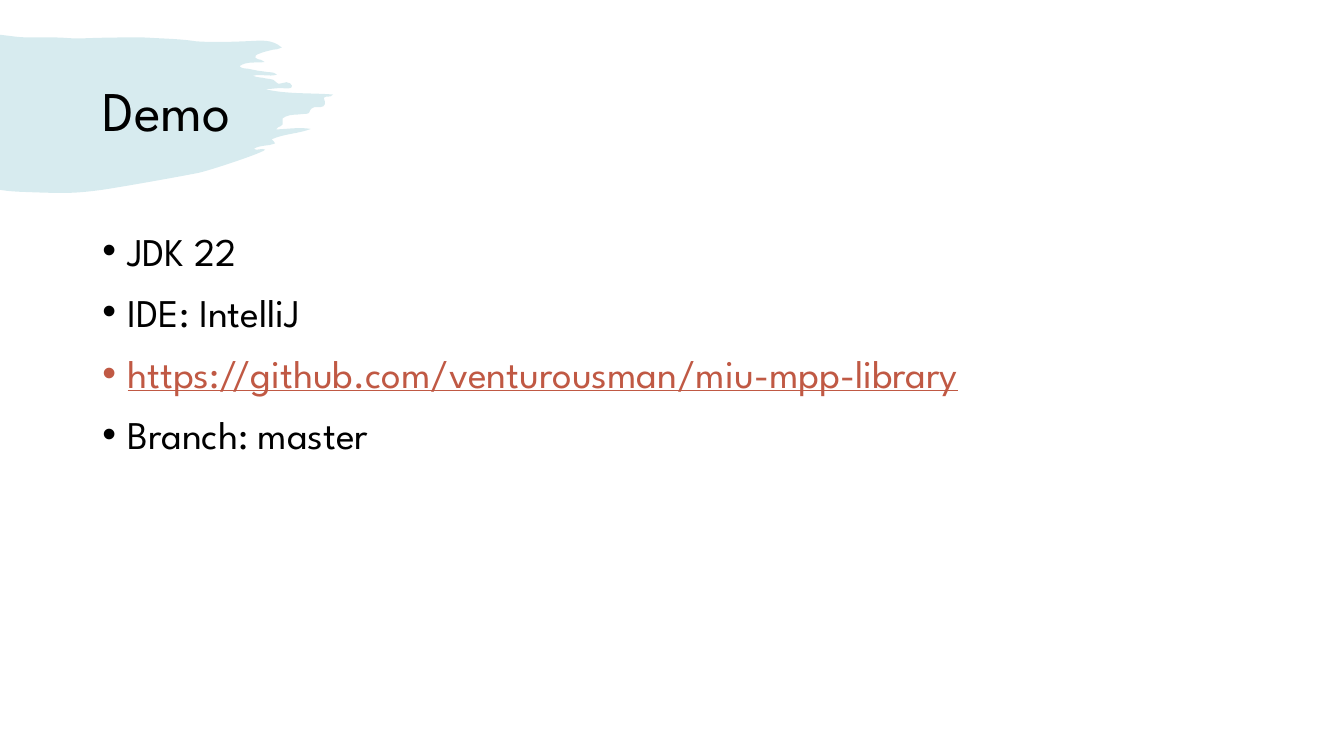
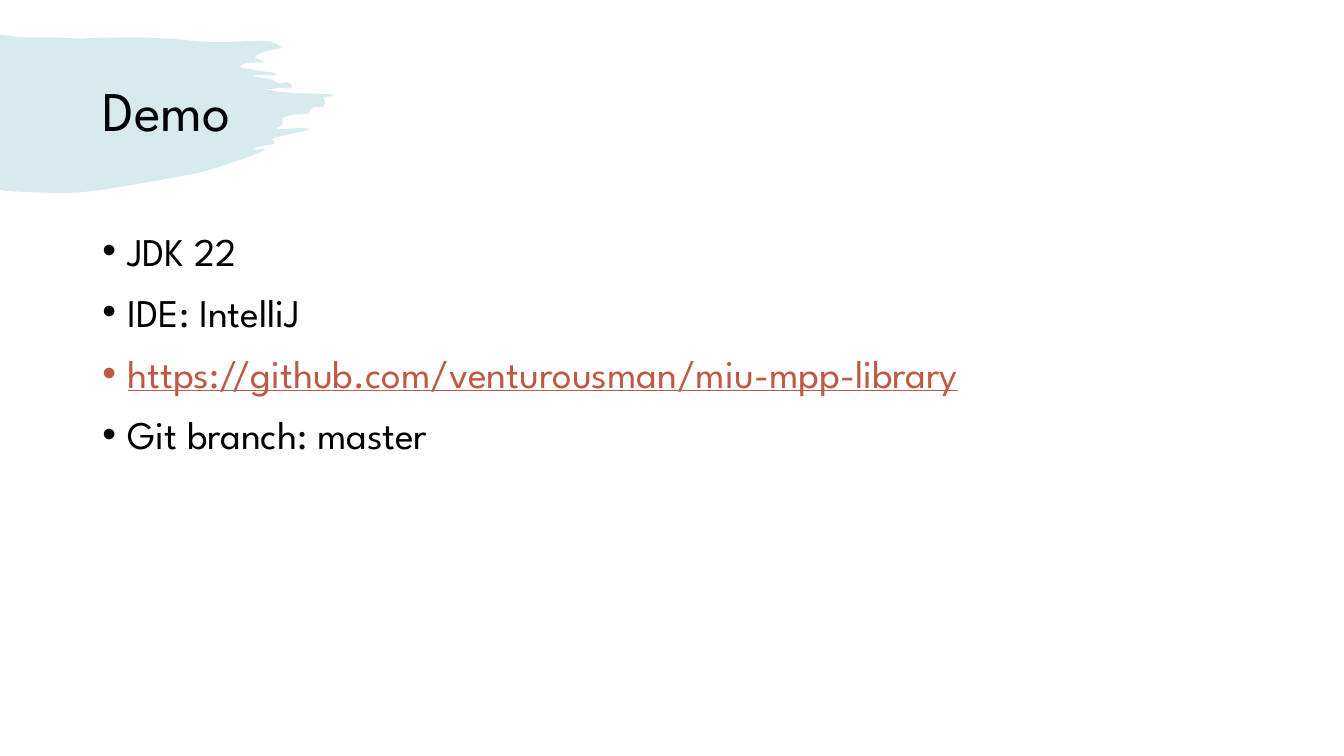
Before and after one commit to venturousman/miu-mpp-library, a slide deck: slide 15 of documents/Group 7 Library Application Presentation.pptx (slide 14 before the commit). Drawn at 1344x756 pixels with LibreOffice and Linux fonts; fonts in the diff are those of the drawing. Boxes give left, top, right and bottom in pixels: in the first picture for what was removed or moved away, otherwise in the second. Text is boxed around its words. In the diff, an @@ line names an element or a change of style, - is before the commit and + after.

```diff
--- a/documents/Group 7 Library Application Presentation.pptx
+++ b/documents/Group 7 Library Application Presentation.pptx
@@ text at <box>128,422,427,450</box>: text changed @@
-• Branch: master
+• Git branch: master
```
Also in this commit, not shown: 9 other slides changed, 1 slide added, 3 other files.
